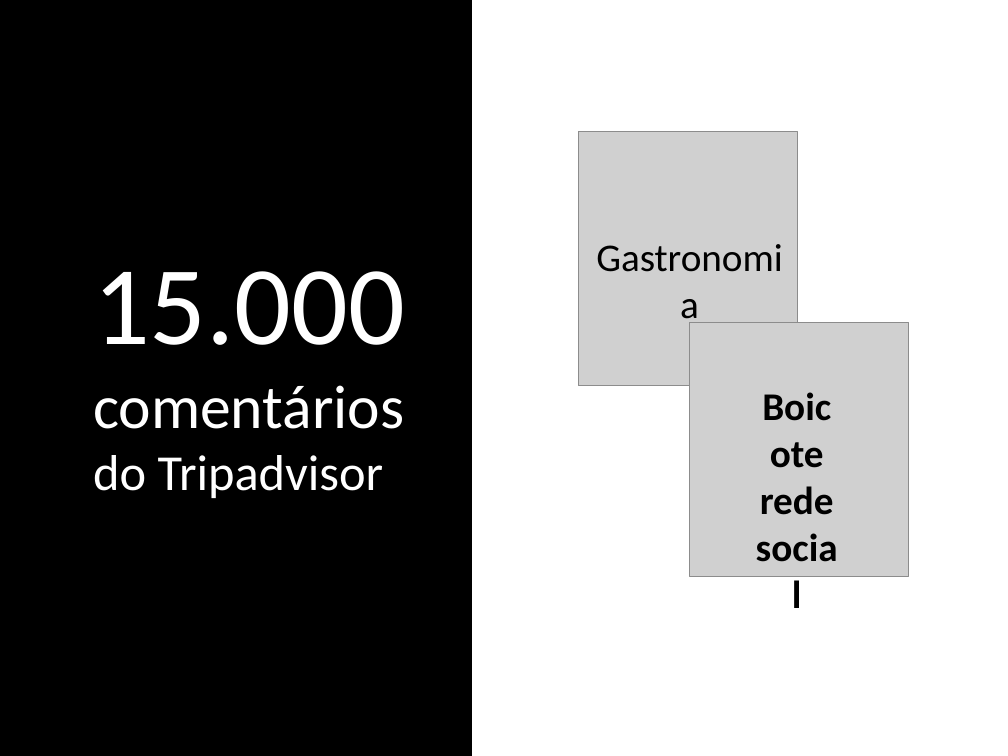
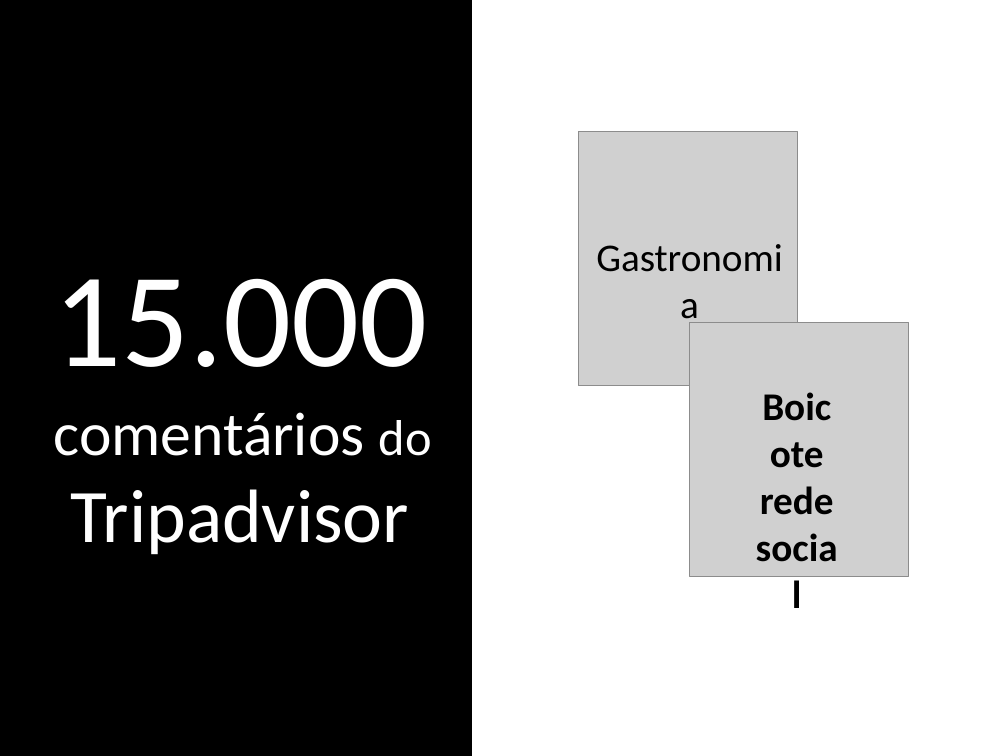
Before and after one commit to DATAUNIRIO/ap, a slide deck: slide 6 of DMQtalks/my_talk.pptx (slide 4 before the commit). Drawn at 1008x756 pixels with LibreOffice and Linux fonts; fonts in the diff are those of the drawing; grey boxes stand for pictures. Boxes give left, top, right and bottom in pixels: in the first picture for what was removed or moved away, otherwise in the second. Text is boxed around its words. In the diff, an @@ line names an element or a change of style, - is before the commit and + after.

```diff
--- a/DMQtalks/my_talk.pptx
+++ b/DMQtalks/my_talk.pptx
@@ text "15.000": place and size @@
-text "15.000" at [93,271,405,498]
+text "15.000" at [53,278,432,555]
@@ text at [53,278,427,367]: size 80 to 96 pt in "15.000" @@
@@ text at [53,412,432,555]: text changed; size 36 to 44 pt @@
-comentários
-do Tripadvisor
+comentários do
+Tripadvisor
```
Also in this commit, not shown: 4 other slides changed, 17 slides added, 1 slide removed, 2 other files.
